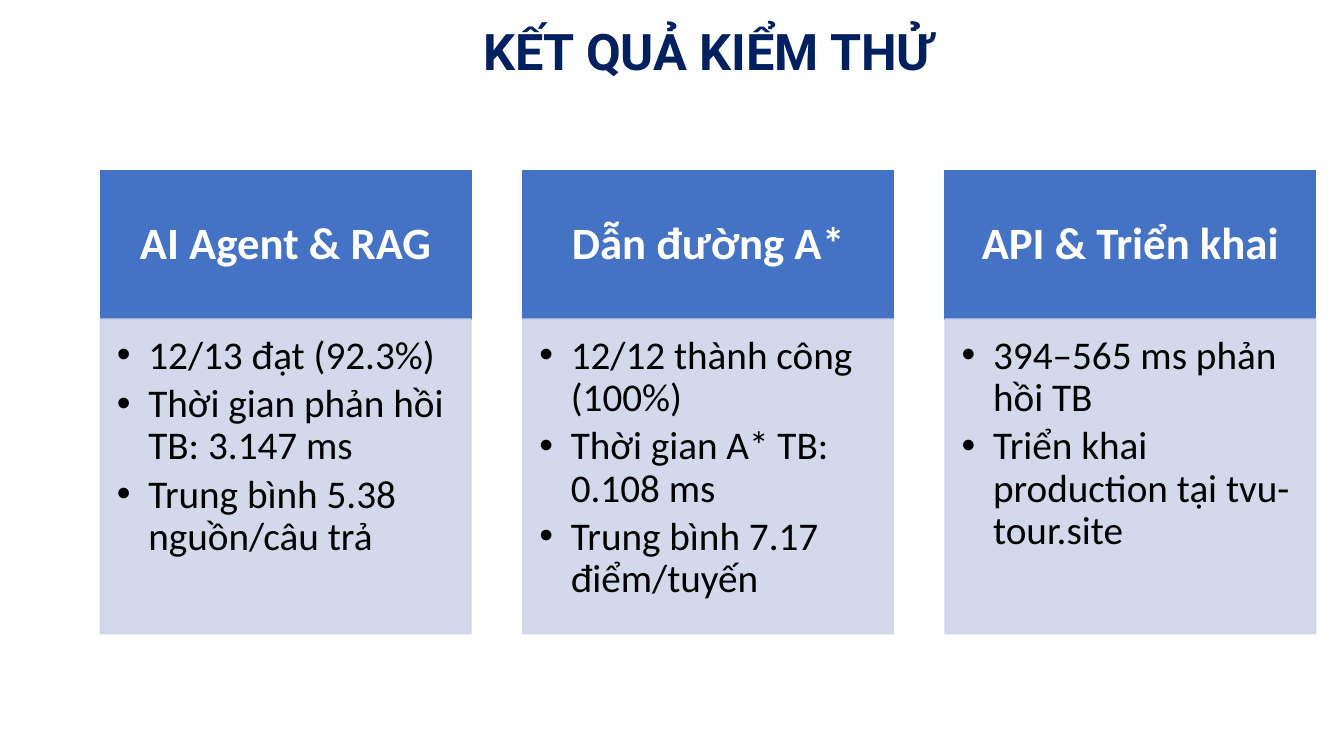
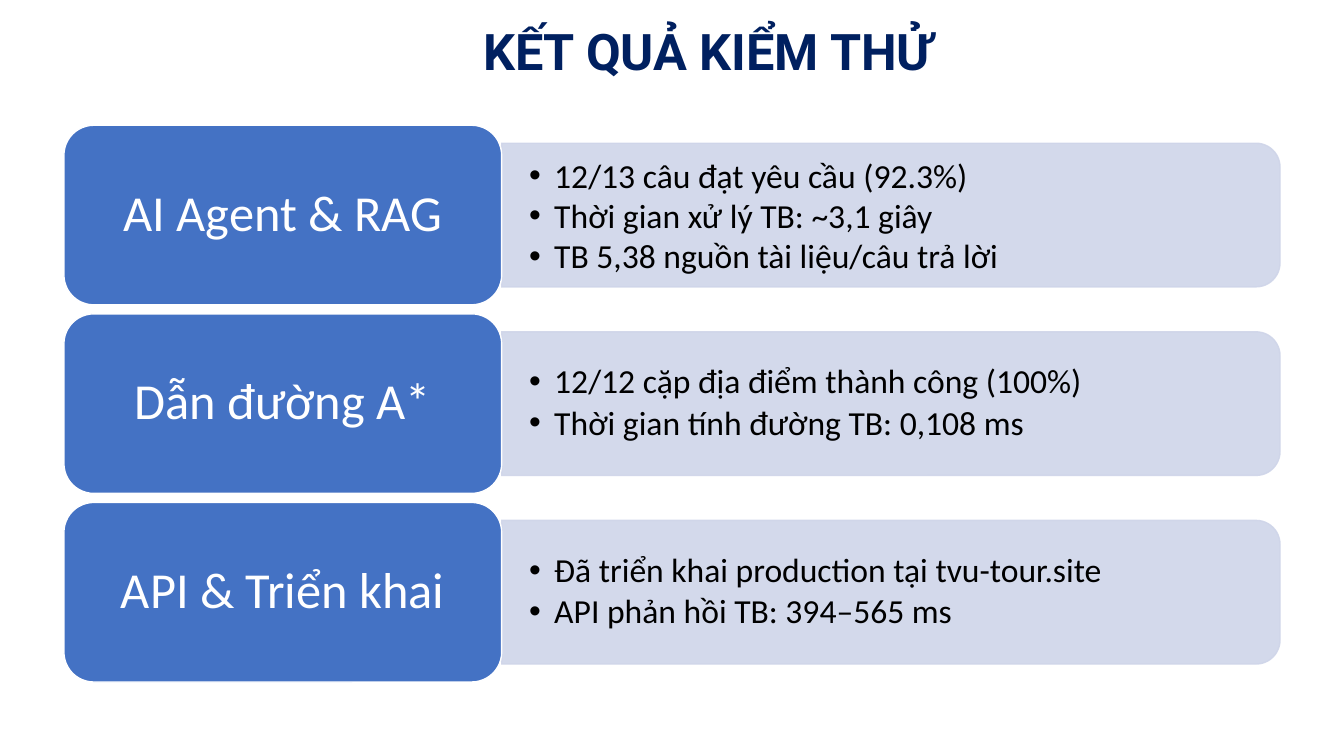
Before and after one commit to thhieu2904/tn-da22tta-110122221-nguyenthanhhieu-tvutour, a slide deck: slide 12 of docs/KhoaLuan-Slide.pptx. Drawn at 1344x756 pixels with LibreOffice and Linux fonts; fonts in the diff are those of the drawing; background and template pictures are left out. Boxes give left, top, right and bottom in pixels: in the first picture for what was removed or moved away, otherwise in the second. Text is boxed around its words. In the diff, an @@ line names an element or a change of style, - is before the commit and + after.

```diff
--- a/docs/KhoaLuan-Slide.pptx
+++ b/docs/KhoaLuan-Slide.pptx
@@ text "AI Agent & RAG": place and size @@
-text "AI Agent & RAG" at (140, 229, 431, 267)
+text "AI Agent & RAG" at (123, 198, 442, 240)
@@ text "12/13 câu đạt yêu cầu ..." at (554, 162, 998, 274): vertical alignment top to middle @@
@@ text at (554, 162, 998, 274): text changed; size 28 to 24 pt @@
-  • 12/13 đạt (92.3%)
-  • Thời gian phản hồi TB: 3.147 ms
-  • Trung bình 5.38 nguồn/câu trả
+  • 12/13 câu đạt yêu cầu (92.3%)
+  • Thời gian xử lý TB: ~3,1 giây
+  • TB 5,38 nguồn tài liệu/câu trả lời
@@ text "Dẫn đường A*": place and size @@
-text "Dẫn đường A*" at (572, 222, 844, 267)
+text "Dẫn đường A*" at (135, 378, 430, 428)
@@ text "12/12 cặp địa điểm thành ..." at (554, 367, 1081, 441): vertical alignment top to middle @@
@@ group removed at (101, 170, 1317, 633): 6 rectangles, 1 text @@
-  • 394–565 ms phản hồi TB
-  • Triển khai production tại tvu-tour.site
@@ text at (554, 367, 1081, 441): text changed; size 28 to 24 pt @@
-  • 12/12 thành công (100%)
-  • Thời gian A* TB: 0.108 ms
-  • Trung bình 7.17 điểm/tuyến
+  • 12/12 cặp địa điểm thành công (100%)
+  • Thời gian tính đường TB: 0,108 ms
@@ group added at (64, 125, 1281, 682): 3 round same rects, 3 rounded rectangles, 1 text @@
+  • Đã triển khai production tại tvu-tour.site
+  • API phản hồi TB: 394–565 ms
@@ size 32 to 36 pt, bold off; more space between paragraphs in 3 elements at (123, 198, 442, 240), (135, 378, 430, 428), (121, 569, 444, 609) @@
@@ text "API & Triển khai": place and size @@
-text "API & Triển khai" at (982, 224, 1279, 260)
+text "API & Triển khai" at (121, 569, 444, 609)
```
Also in this commit, not shown: 4 other slides changed.
